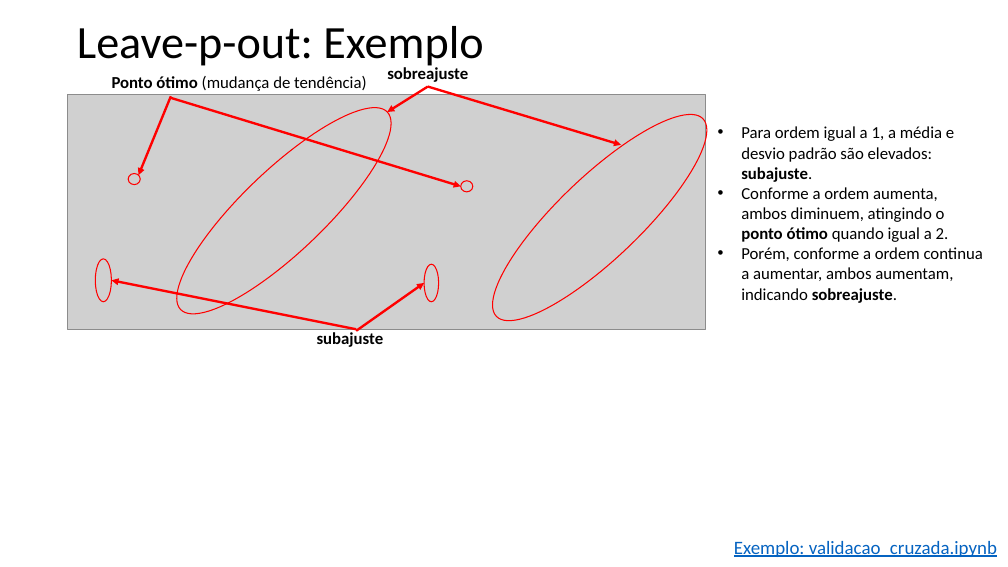
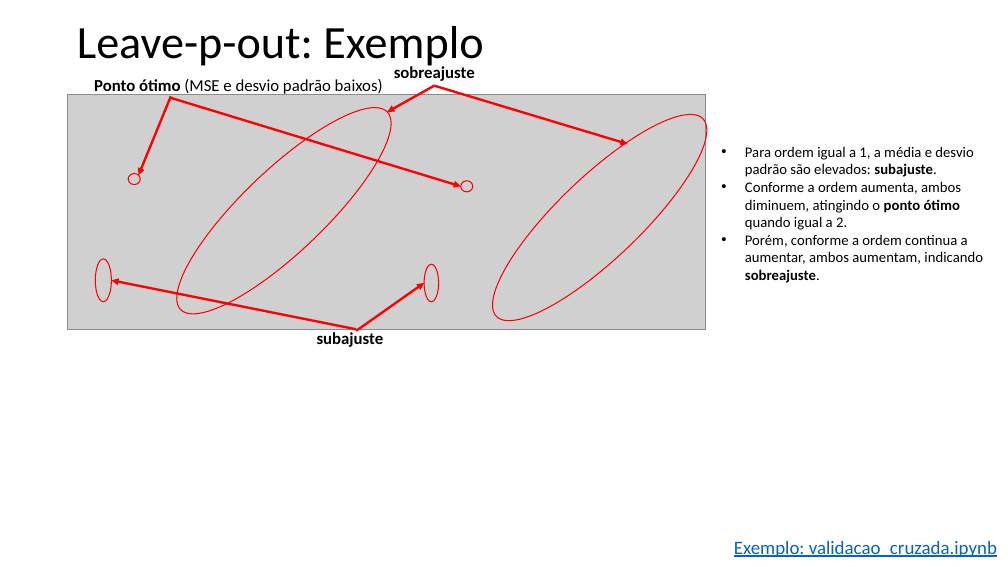
Before and after one commit to zz4fap/t319_aprendizado_de_maquina, a slide deck: slide 10 of slides/T319_Regressão_Linear (Parte V).pptx. Drawn at 1008x567 pixels with LibreOffice and Linux fonts; fonts in the diff are those of the drawing; grey boxes stand for pictures. Boxes give left, top, right and bottom in pixels: in the first picture for what was removed or moved away, otherwise in the second. Text is boxed around its words. In the diff, an @@ line names an element or a change of style, - is before the commit and + after.

```diff
--- a/slides/T319_Regressão_Linear (Parte V).pptx
+++ b/slides/T319_Regressão_Linear (Parte V).pptx
@@ text "sobreajuste": place and size @@
-text "sobreajuste" at (387,65,468,82)
+text "sobreajuste" at (394,64,475,81)
@@ text at (94,79,383,96): text changed @@
-Ponto ótimo (mudança de tendência)
+Ponto ótimo (MSE e desvio padrão baixos)
@@ arrow moved from (428, 87) - (387, 112) to (434, 85) - (387, 112) @@
@@ arrow moved from (428, 87) - (621, 145) to (434, 85) - (628, 144) @@
@@ text "Para ordem igual a 1, ...": place and size @@
-text "Para ordem igual a 1, ..." at (741,126,983,303)
+text "Para ordem igual a 1, ..." at (745,146,983,283)
@@ text "Para ordem igual a 1, ..." at (745,146,983,283): size 16 to 14 pt @@
```
Also in this commit, not shown: 7 other slides changed, 2 other files.
